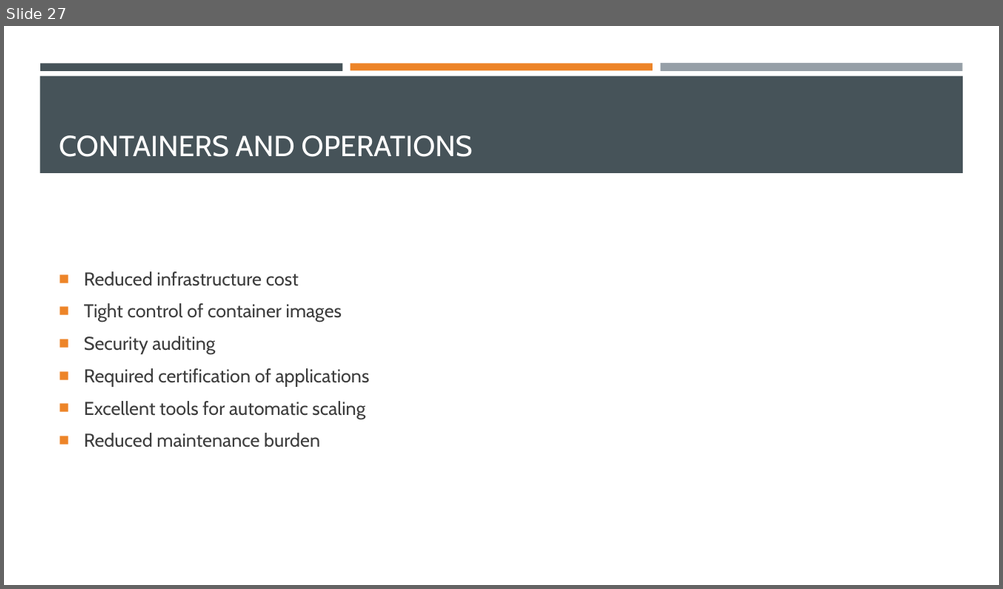
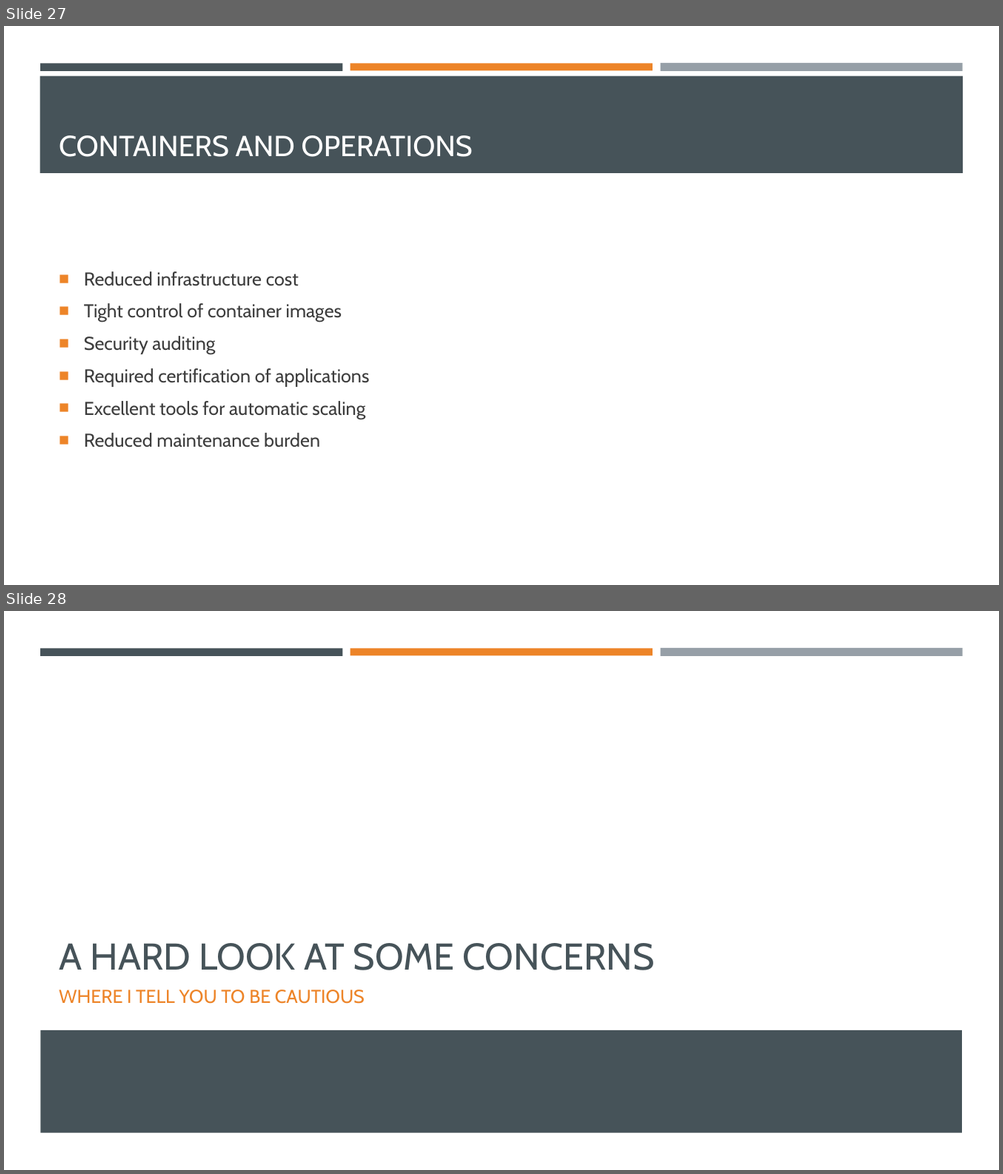
Before and after one commit to EnterpriseProductsLP/introduction-to-docker, a slide deck: presentation/presentation.pptx. Shown one above the other, each under a label of ours: slide 27 before the commit, slides 27 and 28 after it. The pictures are 1003x589 and 1003x1174 pixels, drawn with LibreOffice and Linux fonts; fonts in the diff are those of the drawing. Boxes give left, top, right and bottom in pixels: in the first picture for what was removed or moved away, otherwise in the second. Text is boxed around its words. In the diff, an @@ line names an element or a change of style, - is before the commit and + after.

Commit message:
Finished the 'concerns' section.

```diff
--- a/presentation/presentation.pptx
+++ b/presentation/presentation.pptx
@@ slide 28 added at <box>4,611,999,1170</box>, background #FFFFFF; not listed: 3 template elements that a slide beside it also shows @@
@@ title added at <box>59,943,654,971</box>, 36 pt, text #465359 @@
+A HARD LOOK AT SOME CONCERNS
@@ text added at <box>59,990,364,1004</box>, 18 pt, text #ED8428 @@
+WHERE I TELL YOU TO BE CAUTIOUS
@@ rectangle added at <box>40,1031,962,1133</box>, fill #465359 @@
```
Also in this commit, not shown: 1 slide changed, 1 other slide added.
